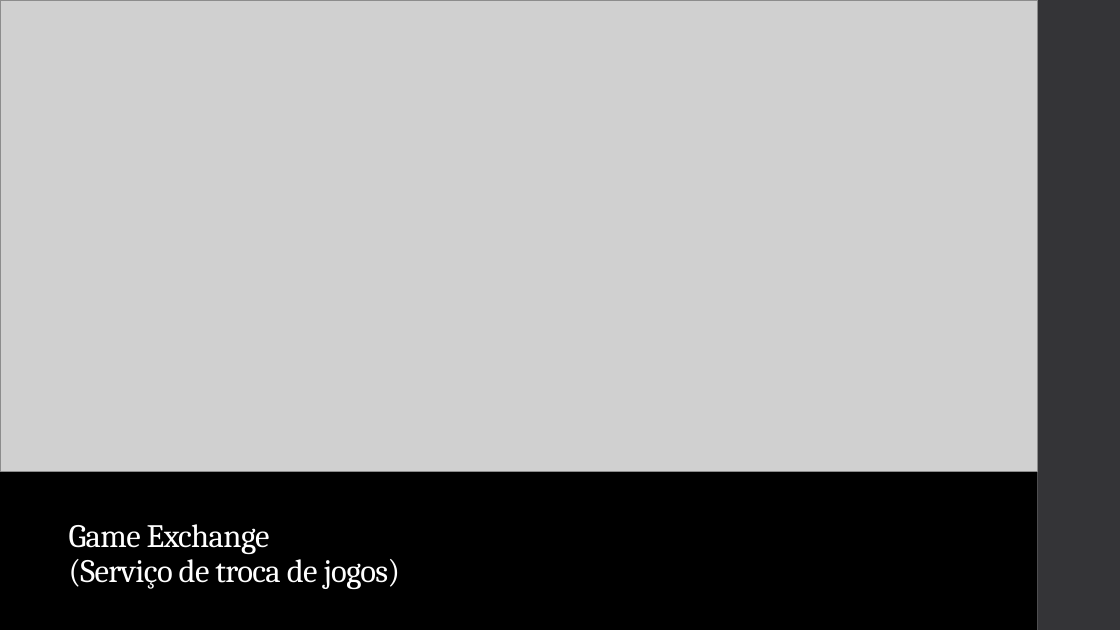
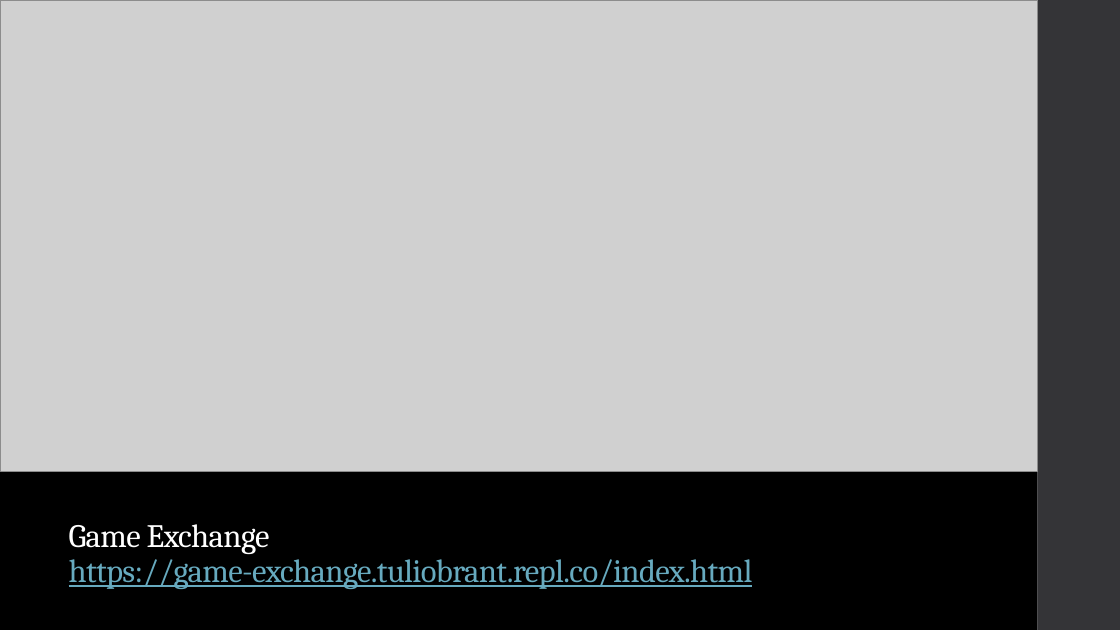
Before and after one commit to ICEI-PUC-Minas-PPLCC-TI/tiaw-ppl-cc-m-20221-t1-g1-alto-custo-de-jogos, a slide deck: slide 8 of docs/apresentacao/T1-G1-Apresentacao - Final.pptx (slide 7 before the commit). Drawn at 1120x630 pixels with LibreOffice and Linux fonts; fonts in the diff are those of the drawing; grey boxes stand for pictures. Boxes give left, top, right and bottom in pixels: in the first picture for what was removed or moved away, otherwise in the second. Text is boxed around its words. In the diff, an @@ line names an element or a change of style, - is before the commit and + after.

```diff
--- a/docs/apresentacao/T1-G1-Apresentacao - Final.pptx
+++ b/docs/apresentacao/T1-G1-Apresentacao - Final.pptx
@@ title at (69,524,753,589): text changed; text colour #FFFFFF to #67AABF @@
-Game Exchange
-(Serviço de troca de jogos)
+Game Exchange
+https://game-exchange.tuliobrant.repl.co/index.html
```
Also in this commit, not shown: 6 other slides changed, 1 slide added, 2 other files.
